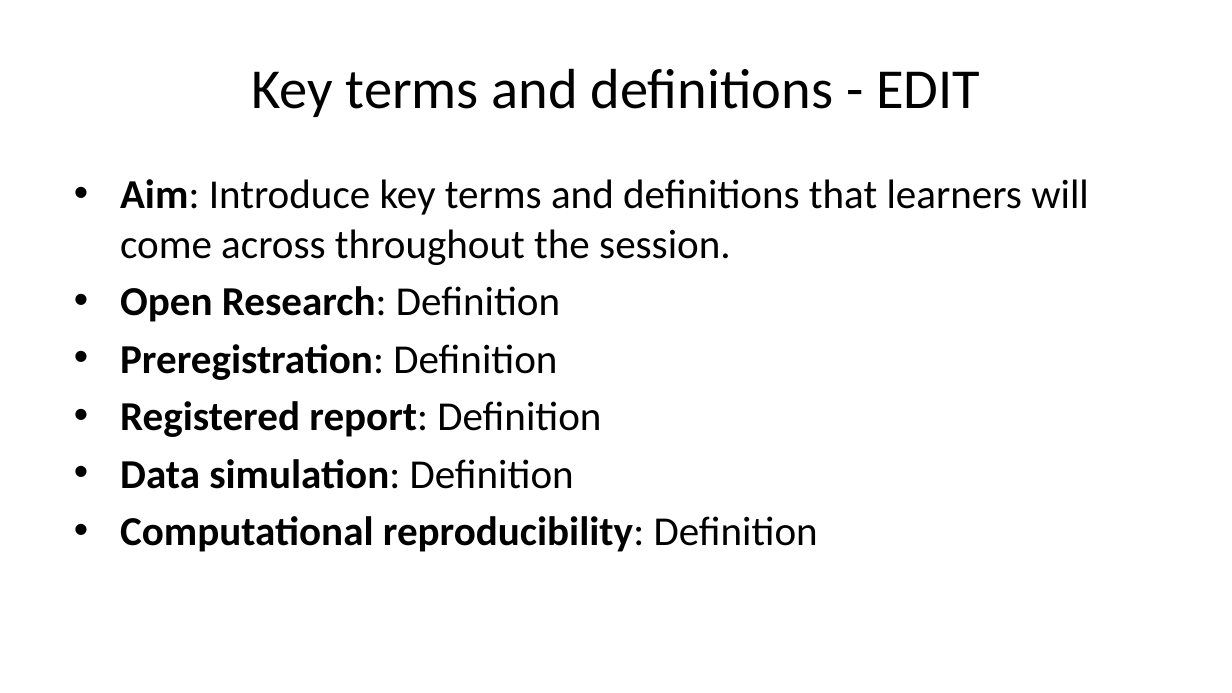
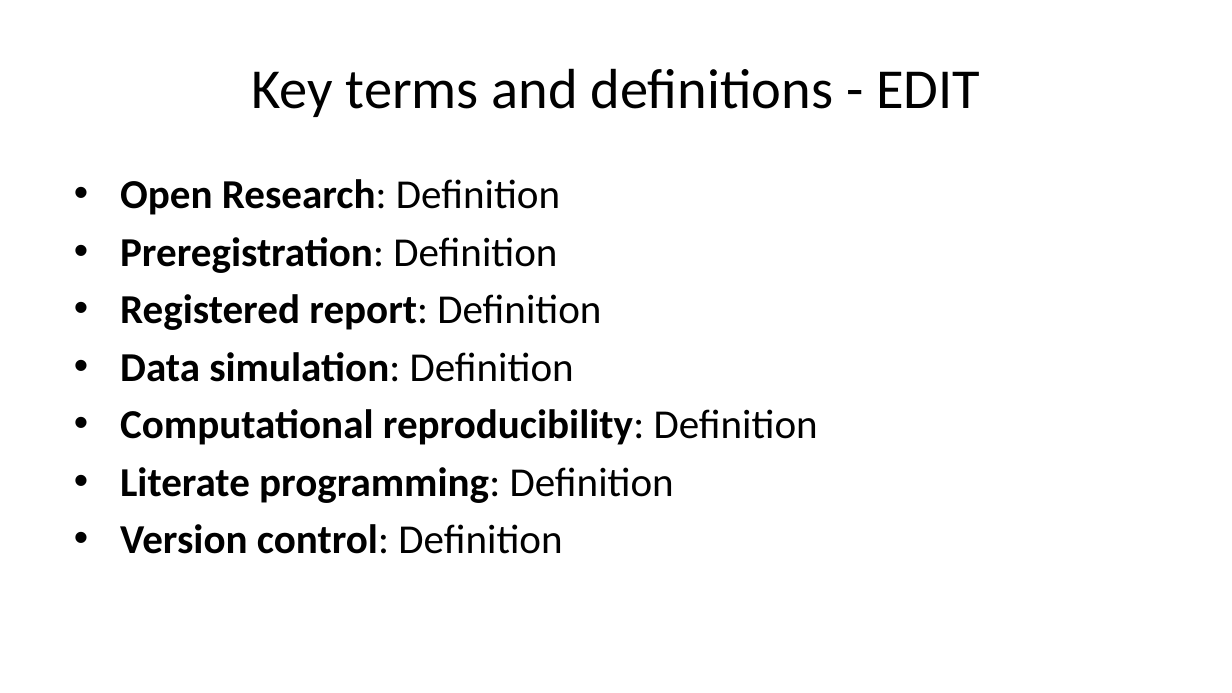
Before and after one commit to lmu-osc/train-the-trainer-student-track-OS, a slide deck: slide 16 of materials/OS-M1/OS-M1-S2-Credibility/OS-M1-S2-Credibility-slides.pptx. Drawn at 1232x693 pixels with LibreOffice and Linux fonts; fonts in the diff are those of the drawing. Boxes give left, top, right and bottom in pixels: in the first picture for what was removed or moved away, otherwise in the second. Text is boxed around its words. In the diff, an @@ line names an element or a change of style, - is before the commit and + after.

```diff
--- a/materials/OS-M1/OS-M1-S2-Credibility/OS-M1-S2-Credibility-slides.pptx
+++ b/materials/OS-M1/OS-M1-S2-Credibility/OS-M1-S2-Credibility-slides.pptx
@@ text at [120,179,1089,265]: paragraph removed @@
-• Aim: Introduce key terms and definitions that learners will come across throughout the session.
@@ text at [120,467,674,554]: paragraphs added @@
+• Literate programming: Definition
+• Version control: Definition
```
Also in this commit, not shown: 2 other slides changed, 4 slides added, 3 slides removed, 28 other files.
